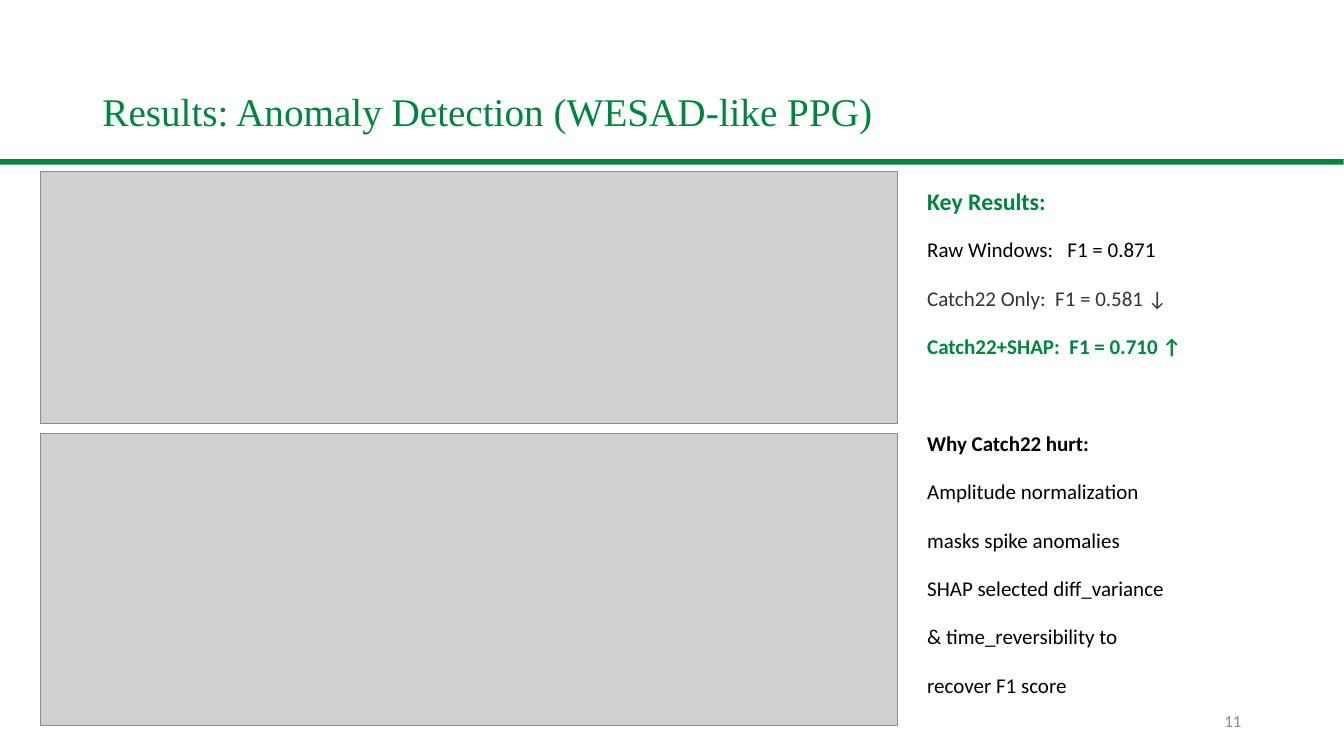
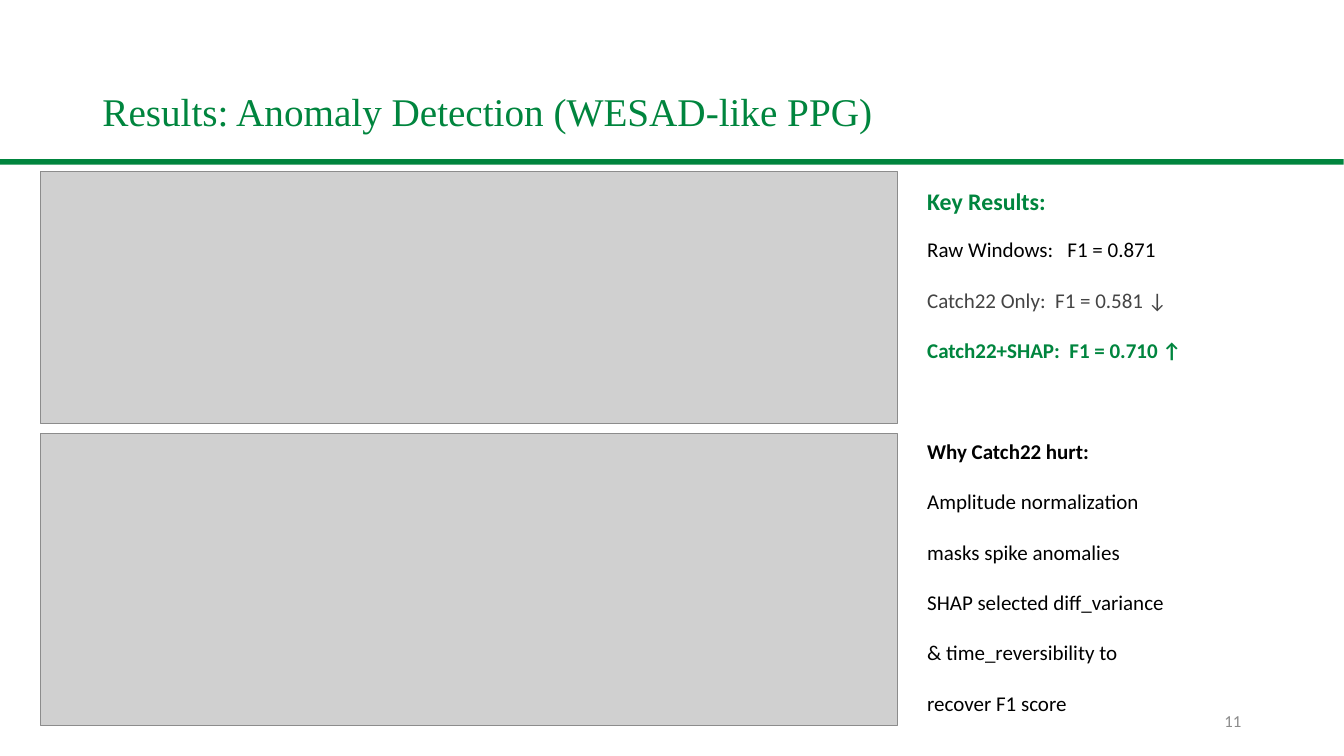
Before and after one commit to Ash-projects-personal/CSCE5222-Group18-FeatureEngineering, a slide deck: slide 11 of slides/Group18_UNT_Presentation.pptx. Drawn at 1344x756 pixels with LibreOffice and Linux fonts; fonts in the diff are those of the drawing; grey boxes stand for pictures; background and template pictures are left out. Boxes give left, top, right and bottom in pixels: in the first picture for what was removed or moved away, otherwise in the second. Text is boxed around its words. In the diff, an @@ line names an element or a change of style, - is before the commit and + after.

```diff
--- a/slides/Group18_UNT_Presentation.pptx
+++ b/slides/Group18_UNT_Presentation.pptx
@@ text "Catch22 Only: F1 = 0.581 ..." at <box>927,293,1143,312</box>: text colour #333333 to #444444 @@
@@ text "Catch22+SHAP: F1 = 0.710 ↑": place and size @@
-text "Catch22+SHAP: F1 = 0.710 ↑" at <box>927,339,1158,354</box>
+text "Catch22+SHAP: F1 = 0.710 ↑" at <box>927,343,1158,358</box>
@@ 3 texts: place and size @@
-3 texts at <box>927,436,1138,552</box>
+3 texts at <box>927,444,1138,564</box>
@@ text "SHAP selected diff_variance": place and size @@
-text "SHAP selected diff_variance" at <box>927,581,1163,599</box>
+text "SHAP selected diff_variance" at <box>927,595,1163,613</box>
@@ text "& time_reversibility to": place and size @@
-text "& time_reversibility to" at <box>946,629,1117,648</box>
+text "& time_reversibility to" at <box>946,645,1117,664</box>
@@ text "recover F1 score": place and size @@
-text "recover F1 score" at <box>927,679,1066,693</box>
+text "recover F1 score" at <box>927,697,1066,711</box>
```
Also in this commit, not shown: 7 other slides changed, 1 slide added, 1 slide removed, 1 other file.
